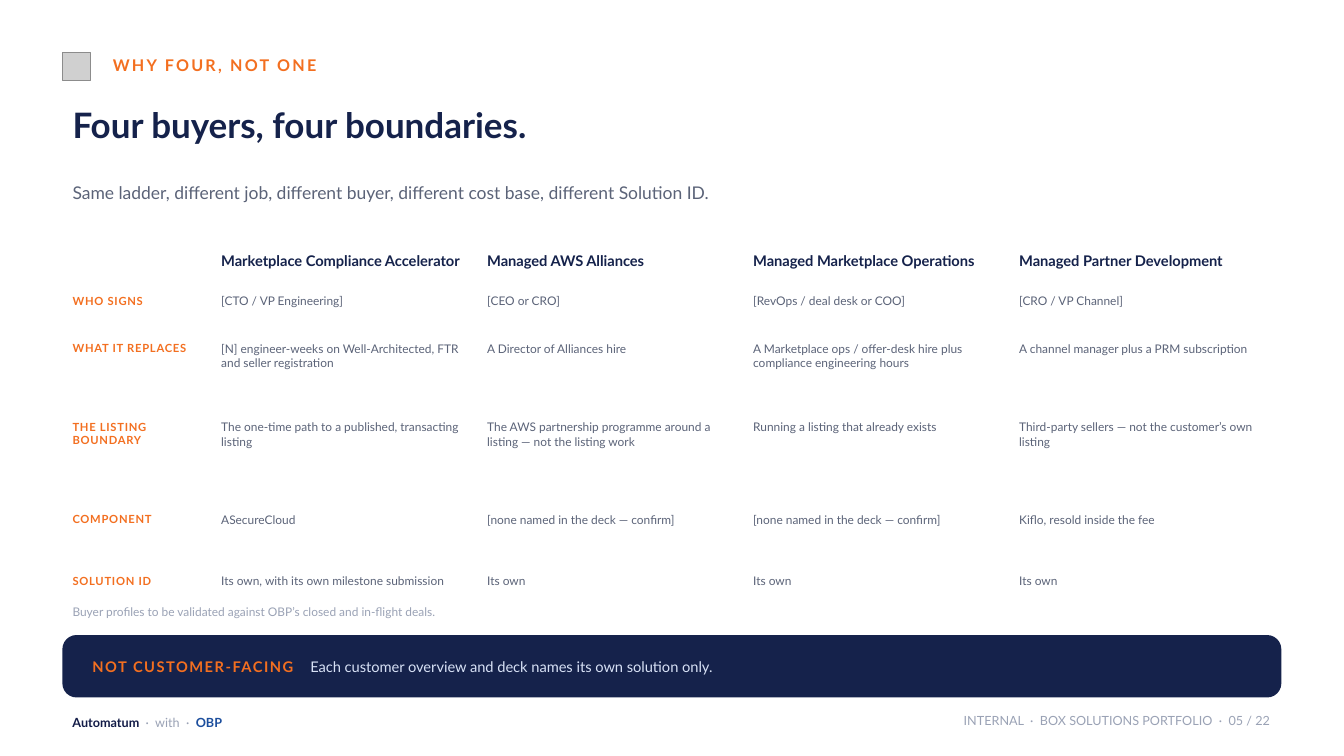
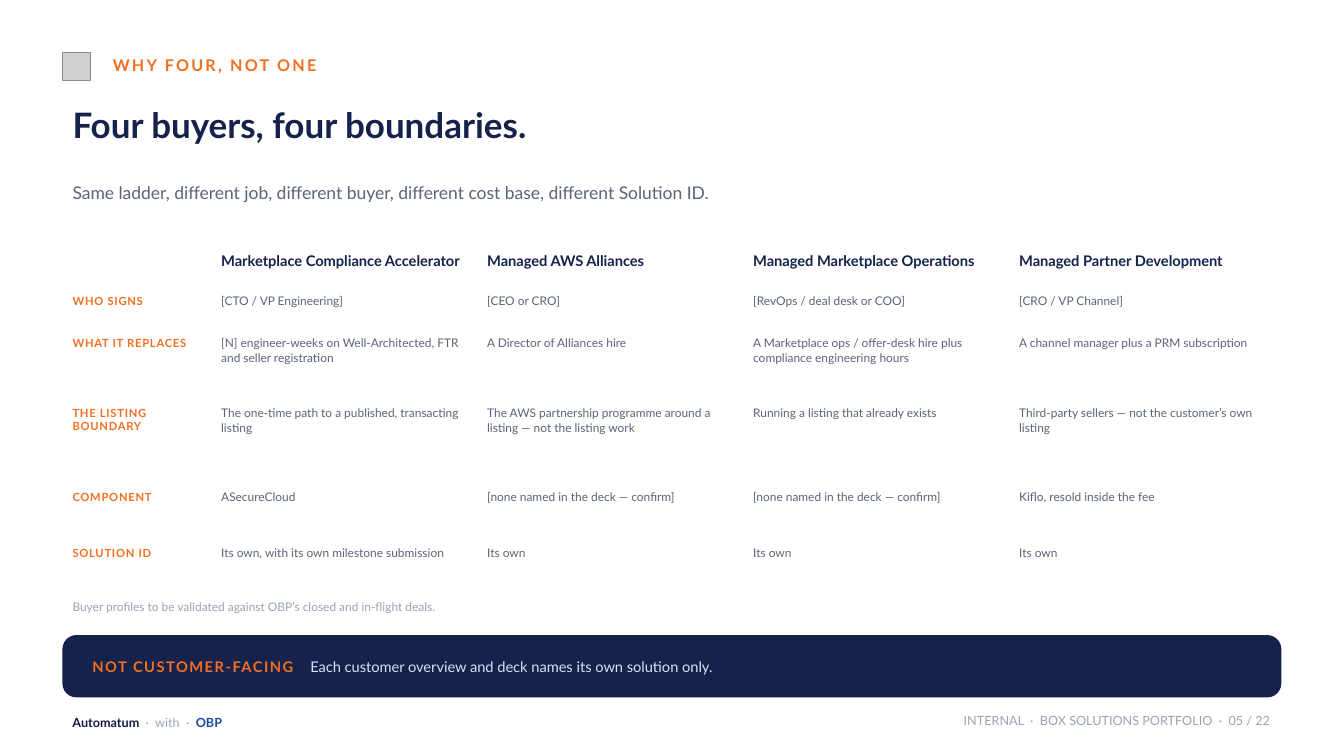
Before and after one commit to KianteEvans/barberbook, a slide deck: slide 5 of docs/deck/BOX_Solutions_Revised.pptx. Drawn at 1344x756 pixels with LibreOffice and Linux fonts; fonts in the diff are those of the drawing; grey boxes stand for pictures; background and template pictures are left out. Boxes give left, top, right and bottom in pixels: in the first picture for what was removed or moved away, otherwise in the second. Text is boxed around its words. In the diff, an @@ line names an element or a change of style, - is before the commit and + after.

```diff
--- a/docs/deck/BOX_Solutions_Revised.pptx
+++ b/docs/deck/BOX_Solutions_Revised.pptx
@@ text "WHAT IT REPLACES": place and size @@
-text "WHAT IT REPLACES" at (73,344,186,352)
+text "WHAT IT REPLACES" at (73,339,186,347)
@@ text "[N] engineer-weeks on Well-Architected, FTR ...": place and size @@
-text "[N] engineer-weeks on Well-Architected, FTR ..." at (221,344,458,369)
+text "[N] engineer-weeks on Well-Architected, FTR ..." at (221,338,458,364)
@@ text "A Director of Alliances hire": place and size @@
-text "A Director of Alliances hire" at (487,344,626,353)
+text "A Director of Alliances hire" at (487,338,626,347)
@@ text "A Marketplace ops / offer-desk ...": place and size @@
-text "A Marketplace ops / offer-desk ..." at (753,344,962,369)
+text "A Marketplace ops / offer-desk ..." at (753,338,962,364)
@@ text "A channel manager plus a ...": place and size @@
-text "A channel manager plus a ..." at (1019,344,1247,355)
+text "A channel manager plus a ..." at (1019,338,1247,349)
@@ text "THE LISTING BOUNDARY": place and size @@
-text "THE LISTING BOUNDARY" at (73,423,146,444)
+text "THE LISTING BOUNDARY" at (73,409,146,430)
@@ text "The one-time path to a ...": place and size @@
-text "The one-time path to a ..." at (221,422,458,448)
+text "The one-time path to a ..." at (221,408,458,434)
@@ text "The AWS partnership programme around ...": place and size @@
-text "The AWS partnership programme around ..." at (487,422,711,448)
+text "The AWS partnership programme around ..." at (487,408,711,434)
@@ text "Running a listing that already ...": place and size @@
-text "Running a listing that already ..." at (753,422,937,433)
+text "Running a listing that already ..." at (753,408,937,419)
@@ text "Third-party sellers — not the ...": place and size @@
-text "Third-party sellers — not the ..." at (1019,422,1253,448)
+text "Third-party sellers — not the ..." at (1019,408,1253,434)
@@ text "COMPONENT": place and size @@
-text "COMPONENT" at (73,515,152,523)
+text "COMPONENT" at (73,493,152,501)
@@ text "ASecureCloud": place and size @@
-text "ASecureCloud" at (221,515,295,524)
+text "ASecureCloud" at (221,492,295,501)
@@ text "[none named in the deck ...": place and size @@
-text "[none named in the deck ..." at (487,515,674,526)
+text "[none named in the deck ..." at (487,492,674,503)
@@ text "[none named in the deck ...": place and size @@
-text "[none named in the deck ..." at (753,515,940,526)
+text "[none named in the deck ..." at (753,492,940,503)
@@ text "Kiflo, resold inside the fee": place and size @@
-text "Kiflo, resold inside the fee" at (1019,515,1155,526)
+text "Kiflo, resold inside the fee" at (1019,492,1155,503)
@@ text "SOLUTION ID": place and size @@
-text "SOLUTION ID" at (73,577,152,585)
+text "SOLUTION ID" at (73,549,152,557)
@@ text "Its own, with its own ...": place and size @@
-text "Its own, with its own ..." at (221,576,444,587)
+text "Its own, with its own ..." at (221,548,444,559)
@@ text "Its own": place and size @@
-text "Its own" at (487,576,526,585)
+text "Its own" at (487,548,526,557)
@@ text "Its own": place and size @@
-text "Its own" at (753,576,792,585)
+text "Its own" at (753,548,792,557)
@@ text "Its own": place and size @@
-text "Its own" at (1019,576,1058,585)
+text "Its own" at (1019,548,1058,557)
@@ text "Buyer profiles to be validated ...": place and size @@
-text "Buyer profiles to be validated ..." at (73,607,435,618)
+text "Buyer profiles to be validated ..." at (73,602,435,613)
```
Also in this commit, not shown: 19 other slides changed, 1 other file.
